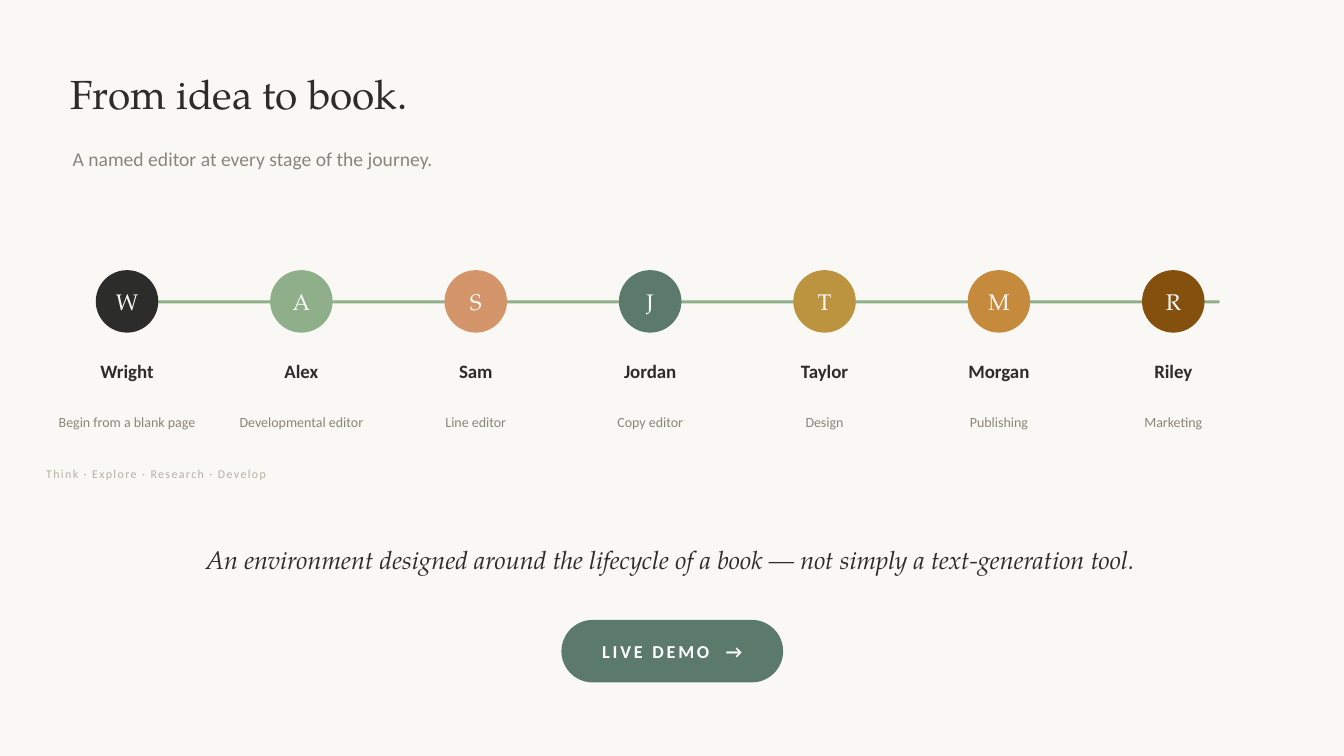
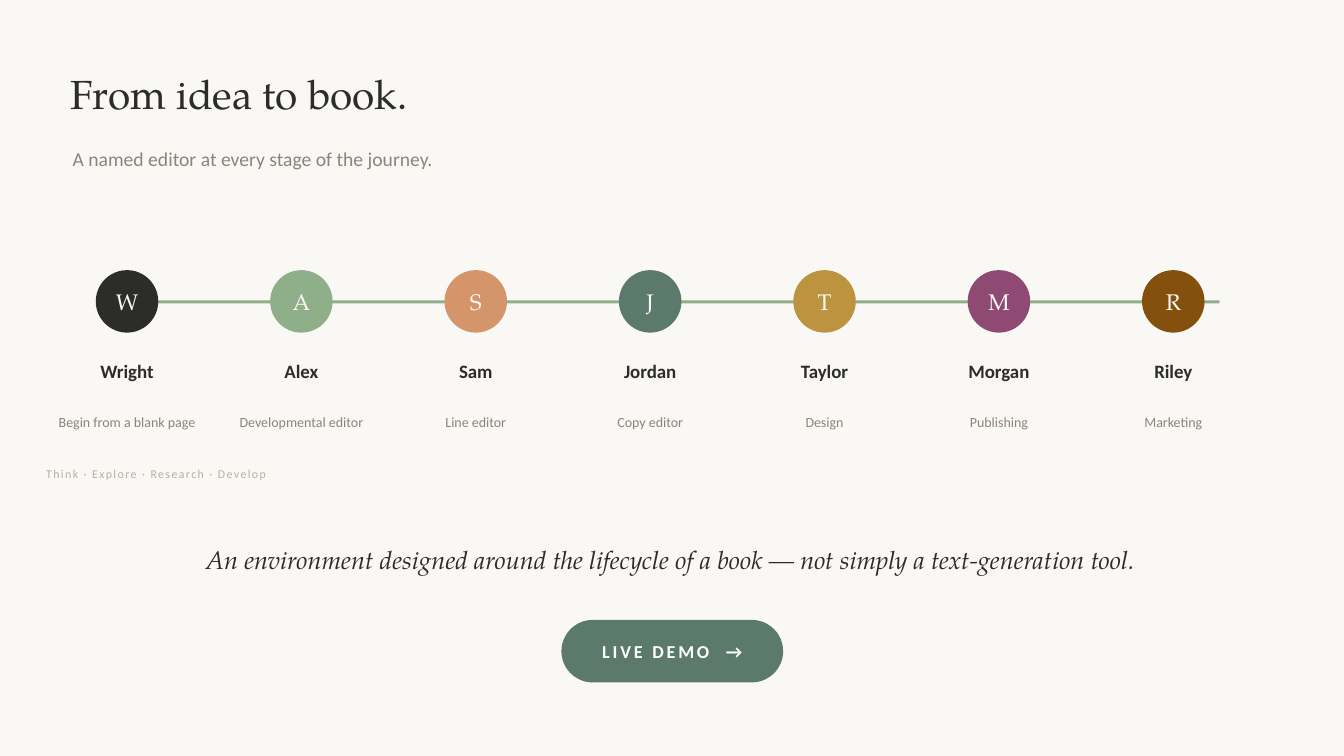
Before and after one commit to SpikeIreland/authorslab-app, a slide deck: slide 6 of docs/sis/marketing/AuthorsLab-Blair-Klein-Deck-v2.pptx. Drawn at 1344x756 pixels with LibreOffice and Linux fonts; fonts in the diff are those of the drawing. Boxes give left, top, right and bottom in pixels: in the first picture for what was removed or moved away, otherwise in the second. Text is boxed around its words. In the diff, an @@ line names an element or a change of style, - is before the commit and + after.

```diff
--- a/docs/sis/marketing/AuthorsLab-Blair-Klein-Deck-v2.pptx
+++ b/docs/sis/marketing/AuthorsLab-Blair-Klein-Deck-v2.pptx
@@ ellipse "M" at (968, 270, 1030, 333): fill #C68A3C to #8E4A72 @@
```
Also in this commit, not shown: 2 other slides changed, 1 other file.
